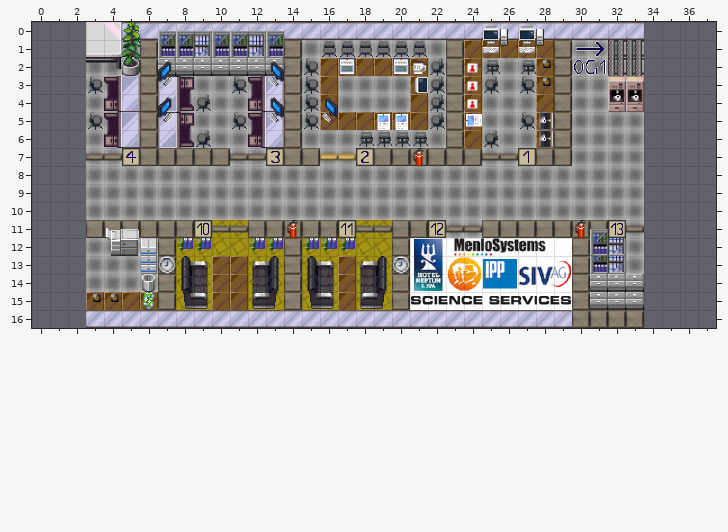
An edit to a level. Tiled map (JSON), Zapf_Uni_Rostock/maps/awarenessost.json. The picture above was drawn from the file before the commit.
Cells are 32x32 px. Shown: x 0..37, y 0..16. The old version is drawn lined up with the new one.
Now the later version:
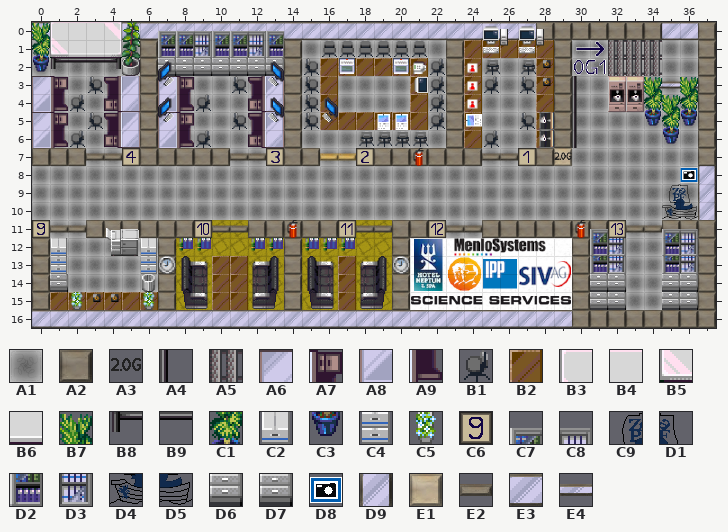
Key: from "floor": A1 14, A2 35; from "glasinnen": A3 33; from "office_270": A4 107, A5 167, A6 227, A7 228, A8 243, A9 244; from "office_360": B1 115, B2 128, B3 152, B4 153, B5 168, B6 169, B7 181, B8 184, B9 185, C1 197, C2 212, C3 213, C4 228, C5 230; from "pfeile": C6 14; from "tileset_bjoern": C7 4, C8 5, C9 10, D1 11, D2 12, D3 13, D4 18, D5 19, D6 20, D7 21, D8 31, D9 43, E1 47, E2 48, E3 50, E4 58.
__ is an empty cell.
Changes in this commit:
map size 31x17 -> 38x17 cells (old content now starts at 3,0; both pictures use the new coordinates)
Layer "Boden":
Tile A1 now appears in row 1 at x 0 and 34 to 36; in row 2 at x 0 to 2 and 34 to 36; in rows 3 to 6 at x 1 to 2 and 34 to 36; in row 7 at x 34 to 36; in rows 8 to 10 at x 0 to 2 and 34 to 36; in rows 11 to 13 at x 1 to 2 and 34.
Tile A1 now appears in row 14 at x 2 and 34; in row 15 at x 34.
Layer "Grundriss":
The author changed tile E3 to tile A2 in row 0 at x 28 to 33.
Tile A2 now appears in row 0 at x 34 and 37; in rows 1 to 6 at x 37; in row 7 at x 0 to 2 and 37; in row 11 at x 35 to 37; in rows 12 to 15 at x 0 and 37; in row 16 at x 34 to 37.
Tile C6 now appears in row 11 at x 0.
Tile D9 now appears in rows 8 to 10 at x 37.
The author changed tile A2 to tile E1 in row 7 at x 29.
Tile E2 now appears in row 11 at x 1 to 2 and 34.
Tile E3 now appears in row 0 at x 0 and 35 to 36; in row 16 at x 0 to 2.
Tile E4 now appears in row 3 at x 34 to 36.
Layer "Deko1":
Tile A3 now appears in row 7 at x 29.
Tile A4 now appears in rows 3 to 6 at x 30.
Tile A6 now appears in row 3 at x 0; in row 5 at x 0.
Tile A7 now appears in row 3 at x 1; in row 5 at x 1.
Tile A8 now appears in row 4 at x 0; in row 6 at x 0.
Tile A9 now appears in row 4 at x 1; in row 6 at x 1.
Tile B1 now appears in row 4 at x 2; in row 6 at x 2.
Tile B2 now appears in row 15 at x 1 to 2.
Tile B3 now appears in row 0 at x 1.
Tile B4 now appears in row 0 at x 2.
Tile B5 now appears in row 1 at x 1.
Tile B6 now appears in row 1 at x 2.
Tile B7 now appears in row 0 at x 0; in row 3 at x 34 and 36; in row 4 at x 35.
Tile B8 now appears in row 2 at x 1.
Tile B9 now appears in row 2 at x 2.
Tile C1 now appears in row 1 at x 0; in row 4 at x 34 and 36; in row 5 at x 35.
Tile C2 now appears in row 12 at x 1.
Tile C3 now appears in row 2 at x 0; in row 5 at x 34 and 36; in row 6 at x 35.
Tile C4 now appears in row 13 at x 1.
Tile C7 now appears in row 11 at x 35.
Tile C8 now appears in row 11 at x 36.
Tile D2 now appears in rows 12 to 13 at x 35.
Tile D3 now appears in rows 12 to 13 at x 36.
Tile D6 now appears in rows 14 to 15 at x 35.
Tile D7 now appears in rows 14 to 15 at x 36.
The author cleared tile D6 in rows 14 to 15 at x 33.
Layer "Deko2":
Tile A5 now appears in rows 1 to 2 at x 34.
Tile C5 now appears in row 15 at x 2.
Tile C9 now appears in row 9 at x 35.
Tile D1 now appears in row 9 at x 36.
Tile D4 now appears in row 10 at x 35.
Tile D5 now appears in row 10 at x 36.
Tile D7 now appears in row 14 at x 1.
Tile D8 now appears in row 8 at x 36.
Where, in picture pixels (left, top, right, bottom), the same in both pictures:
added: (32, 22, 86, 328)
changed: (536, 22, 716, 328)
